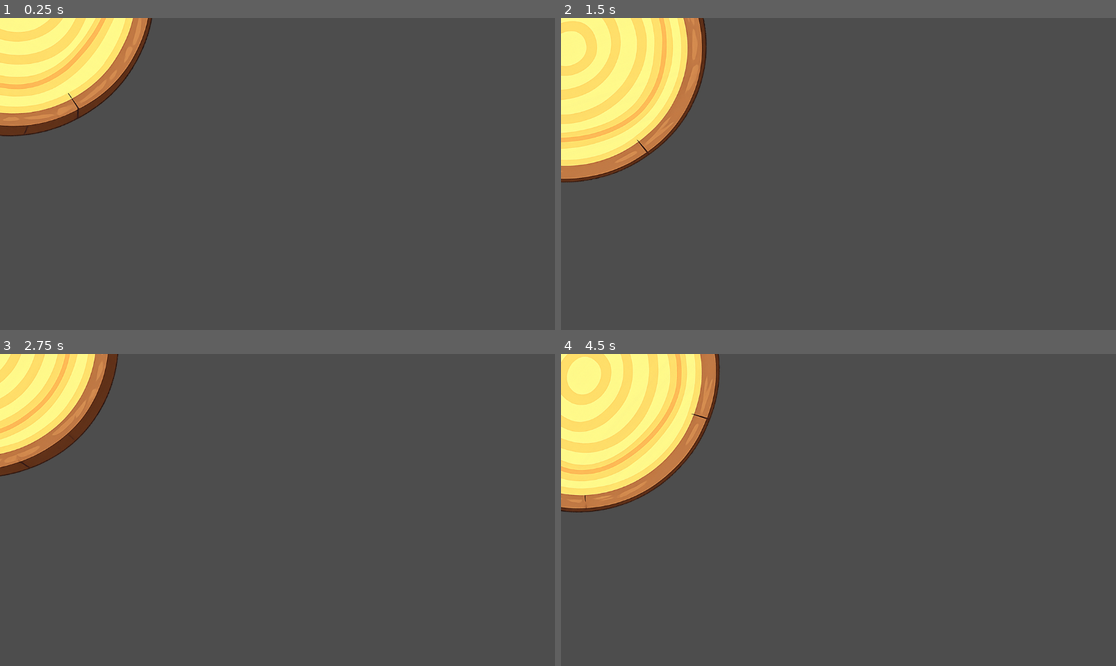
Above: before the commit, frames 1-4 (two rows, left to right).
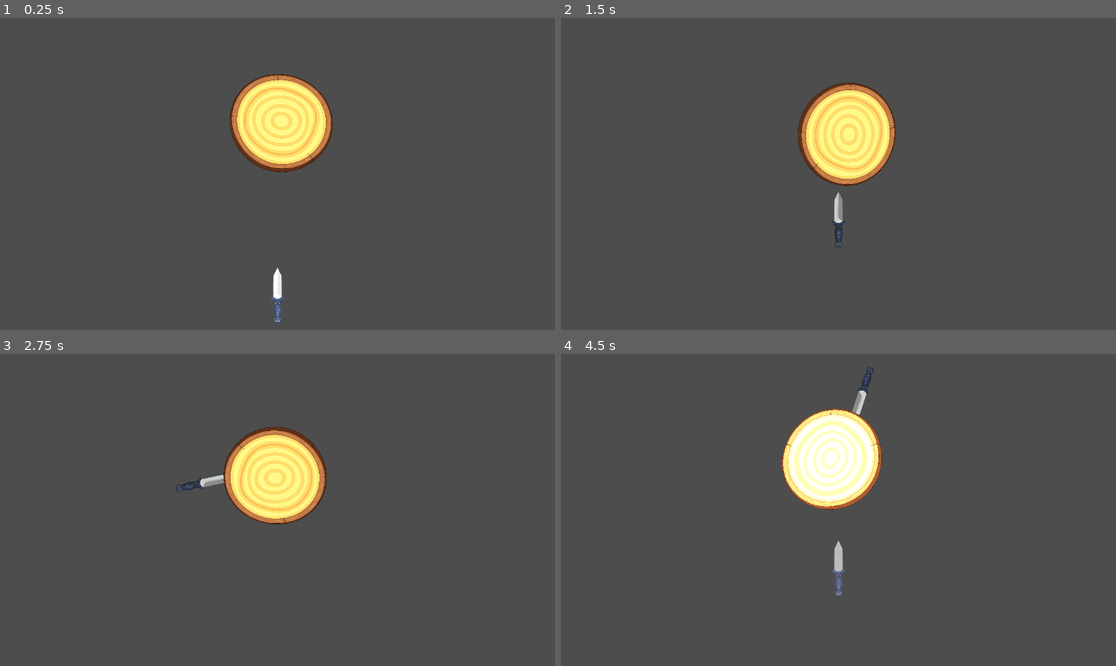
Above: after the commit, the same moments.

Repository: basic-bitch-foundation/Your_Turn
Game: Godot game, scene res://main.tscn
Same seed, same stepped clock (60 frames per second), same inputs: the game is played once before the commit and once after it. The project has no main scene, so this scene is started directly.
Inputs (mouse positions are in pixels of both pictures, inside the frame that each line leads up to):
- Up to frame 1 (0.25 s): no input
- Up to frame 2 (1.5 s): tap Enter (ui_accept) at 0.5 s; move the mouse to (960, 158) at 0.52 s; hold Right 0.53-1.28 s; hold Enter (ui_accept) 0.53-1.28 s; click (960, 158) at 0.67 s; move the mouse to (727, 189) at 1.27 s; hold Down from 1.28 s (still down); tap Alt at 1.35 s; click (727, 189) at 1.42 s
- Up to frame 3 (2.75 s): tap Enter (ui_accept) at 1.52, 1.55, 1.82 s; move the mouse to (333, 441) at 2.02 s; release Down at 2.03 s; hold Right from 2.03 s (still down); hold Enter (ui_accept) from 2.03 s (still down); tap Shift at 2.1 s; click (333, 441) at 2.17 s
- Up to frame 4 (4.5 s): move the mouse to (810, 572) at 2.77 s; release Right at 2.78 s; release Enter (ui_accept) at 2.78 s; hold Up 2.78-3.53 s; tap Enter (ui_accept) at 2.85, 3.02, 3.32 s; click (810, 572) at 2.92 s; move the mouse to (1005, 556) at 3.52 s; hold Enter (ui_accept) 3.53-4.28 s; hold Left from 3.53 s (still down); tap Alt at 3.6 s; click (1005, 556) at 3.67 s; move the mouse to (672, 463) at 4.27 s; tap Shift at 4.35 s; click (672, 463) at 4.42 s

The runs differ from the first frame. In frame 1, 13% of the frame differs, in the area x 0-60%, y 0-98%; in frame 2, 16%; in frame 3, 11%; in frame 4, 17%, in the area x 0-58%, y 0-78%.

Commit message:
check Desc.
The work was unselected because of working on many function simultaneously
so commit now with some errors.
for now
wheel  rotating
-kife throwing
and spawner for knife
white shock modulate on wheel when it strucked by knife
also a shake when strucked

Diff:
--- /dev/null
+++ b/knife.gd
@@ -0,0 +1,54 @@
+extends Area2D
+
+signal stuck
+
+var speed = 800.0
+var flying= false
+var wheel_node: Area2D
+
+@onready var sprite = $Sprite2D
+
+func _ready():
+	_play_spawn_anim()
+
+func _play_spawn_anim():
+
+	modulate = Color(2, 2, 2, 0)
+	var origin = position
+	position += Vector2(0, 30)
+
+	var t = create_tween()
+	t.set_parallel(true)
+
+	t.tween_property(self, "position", origin, 0.2)\
+		.set_trans(Tween.TRANS_SINE).set_ease(Tween.EASE_OUT)
+
+	t.tween_property(self, "modulate", Color(2, 2, 2, 1), 0.08)
+	t.chain().tween_property(self, "modulate", Color(1, 1, 1, 1), 0.15)
+
+func _unhandled_input(event: InputEvent):
+	if flying:
+		return
+	if event.is_action_pressed("ui_accept"):
+		flying = true
+	if event is InputEventMouseButton and event.pressed:
+		flying = true
+	if event is InputEventScreenTouch and event.pressed:
+		flying = true
+
+func _process(delta):
+	if not flying:
+		return
+	position.y -= speed * delta
+	if overlaps_area(wheel_node):
+		_stick()
+
+func _stick():
+	flying = false
+	set_process(false)
+	set_process_unhandled_input(false)
+	reparent(wheel_node, true)
+	position = position.move_toward(Vector2.ZERO, 40.0)
+	z_index = -1
+	wheel_node.knife_hit()
+	stuck.emit()
--- /dev/null
+++ b/knife.tscn
@@ -0,0 +1,17 @@
+[gd_scene load_steps=4 format=3 uid="uid://dkkmhvpusa60x"]
+
+[ext_resource type="Script" uid="uid://cteg4i46a43bk" path="res://knife.gd" id="1_mawn3"]
+[ext_resource type="Texture2D" uid="uid://bl73pgt7l4ijw" path="res://images/knife.png" id="2_8wt88"]
+
+[sub_resource type="CircleShape2D" id="CircleShape2D_8wt88"]
+radius = 5.8309517
+
+[node name="knife" type="Area2D"]
+script = ExtResource("1_mawn3")
+
+[node name="Sprite2D" type="Sprite2D" parent="."]
+texture = ExtResource("2_8wt88")
+
+[node name="CollisionShape2D" type="CollisionShape2D" parent="."]
+position = Vector2(0, -281)
+shape = SubResource("CircleShape2D_8wt88")
--- /dev/null
+++ b/main.gd
@@ -0,0 +1,27 @@
+extends Node2D
+
+@onready var wheel = $wheel
+@onready var knife_spawn = $spawn
+@onready var knife = $knife
+
+var spawn_pending = false
+
+func _ready():
+	knife.wheel_node = wheel
+	knife.stuck.connect(_on_knife_stuck)
+
+func _process(_delta):
+
+	if spawn_pending:
+		spawn_pending = false
+		_spawn_knife()
+
+func _on_knife_stuck():
+	spawn_pending = true
+
+func _spawn_knife():
+	var new_knife = preload("res://knife.tscn").instantiate()
+	add_child(new_knife)
+	new_knife.global_position = knife_spawn.global_position
+	new_knife.wheel_node = wheel
+	new_knife.stuck.connect(_on_knife_stuck)
--- a/main.tscn
+++ b/main.tscn
@@ -1,10 +1,36 @@
-[gd_scene load_steps=3 format=3 uid="uid://crw5jadk8i8gf"]
+[gd_scene load_steps=6 format=3 uid="uid://crw5jadk8i8gf"]
 
+[ext_resource type="Script" uid="uid://dbgbt8sne1a4d" path="res://main.gd" id="1_h2yge"]
 [ext_resource type="Script" uid="uid://dceppqxs8h4y1" path="res://wheel.gd" id="1_ig7tw"]
-[ext_resource type="Texture2D" uid="uid://dsgah1w12gvgs" path="res://ChatGPT Image May 5, 2026, 11_15_29 PM.png" id="2_0xm2m"]
+[ext_resource type="Texture2D" uid="uid://dsgah1w12gvgs" path="res://images/ChatGPT Image May 5, 2026, 11_15_29 PM.png" id="2_0xm2m"]
+[ext_resource type="PackedScene" uid="uid://dkkmhvpusa60x" path="res://knife.tscn" id="2_1bvp3"]
+
+[sub_resource type="CircleShape2D" id="CircleShape2D_1bvp3"]
+radius = 291.49503
 
 [node name="Node2D" type="Node2D"]
+script = ExtResource("1_h2yge")
+
+[node name="wheel" type="Area2D" parent="."]
+z_index = 25
 script = ExtResource("1_ig7tw")
 
-[node name="Sprite2D" type="Sprite2D" parent="."]
+[node name="Sprite2D" type="Sprite2D" parent="wheel"]
+scale = Vector2(1.8564453, 1.7415365)
 texture = ExtResource("2_0xm2m")
+
+[node name="CollisionShape2D" type="CollisionShape2D" parent="wheel"]
+position = Vector2(3, -89.99999)
+scale = Vector2(1.8564453, 1.7415365)
+shape = SubResource("CircleShape2D_1bvp3")
+
+[node name="Camera2D" type="Camera2D" parent="."]
+position = Vector2(0, 444)
+zoom = Vector2(0.2, 0.2)
+
+[node name="knife" parent="." instance=ExtResource("2_1bvp3")]
+z_index = -1
+position = Vector2(0, 1705)
+
+[node name="spawn" type="Marker2D" parent="."]
+position = Vector2(0, 1701)
--- a/wheel.gd
+++ b/wheel.gd
@@ -1,10 +1,43 @@
-extends Node2D
+extends Area2D
 
-var rotation_speed: float = 1.9
-var direction: int = 1  # 1 = clockwise, -1 = counter
+var rotation_speed= 1.2
+var direction: = 1
+var origin_position: Vector2
+var shake_strength = 0.0
+
+@onready var sprite = $Sprite2D
+
+func _ready():
+	origin_position = position
 
 func _process(delta):
 	rotation += rotation_speed * direction * delta
-	'''
-	so iknow a guy who give visa  b1b2 appointment for very ealy like in 2-3 dayshow did he do i t he take like 200 usd for that
-	'''
+
+
+	if shake_strength > 0.0:
+		position = origin_position + Vector2(
+			randf_range(-shake_strength, shake_strength),
+			randf_range(-shake_strength, shake_strength)
+		)
+		shake_strength = lerp(shake_strength, 0.0, 0.25)
+		if shake_strength < 0.1:
+			shake_strength = 0.0
+			position = origin_position
+
+func knife_hit():
+	shake_strength = 9.0
+	_do_bounce()
+	_do_flash()
+
+func _do_bounce():
+	var t = create_tween()
+	t.tween_property(self, "position", origin_position + Vector2(0, -16), 0.07)\
+		.set_trans(Tween.TRANS_SINE)
+	t.tween_property(self, "position", origin_position, 0.22)\
+		.set_ease(Tween.EASE_OUT)\
+		.set_trans(Tween.TRANS_BOUNCE)
+
+func _do_flash():
+	var t = create_tween()
+	t.tween_property(sprite, "modulate", Color(2, 2, 2, 1), 0.04)
+	t.tween_property(sprite, "modulate", Color(1, 1, 1, 1), 0.25)
Renamed: ChatGPT Image May 5, 2026, 11_15_29 PM.png -> images/ChatGPT Image May 5, 2026, 11_15_29 PM.png
Not shown, changed: images/ChatGPT Image May 5, 2026, 11_15_29 PM.png.import
Binary file added: images/knife.png
Not shown, added: images/knife.png.import
Not shown, added: knife.gd.uid
Not shown, added: main.gd.uid
